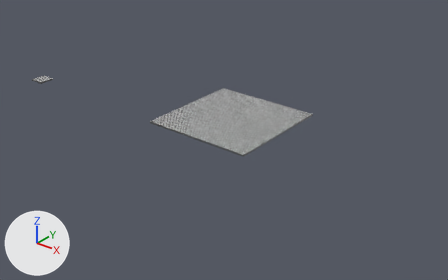
The Blender file Meshes/Blend/kitchen.blend, before and after one commit.
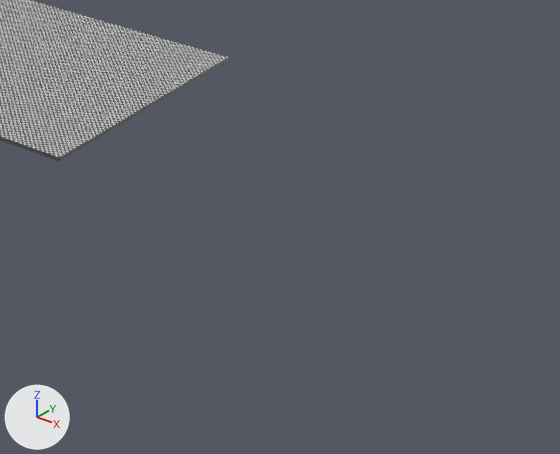
The first picture shows the older version from a 50 mm camera at (35.6, -24.2, 15.1) aimed at (14.4, 2.3, -1.3). The close-ups show both versions on the part from 49% to 100% of the width and 32% to 99% of the height of that picture; other places that the commit changed are outside them. Arrows for +X, +Y and +Z are at lower left; the lights stay in place.

The first close-up shows 'Kitchen_Floor.001'.
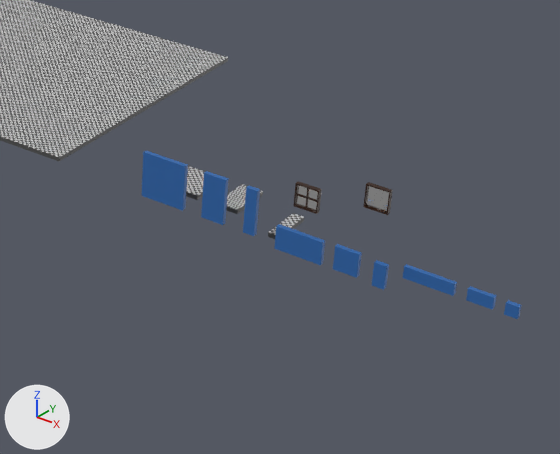
Patch to the scene script:
```diff
--- a/Meshes/Blend/kitchen.blend.py
+++ b/Meshes/Blend/kitchen.blend.py
@@ mat_glass_001 @@
+mat_glass_001 = bpy.data.materials.new('Glass.001')
+mat_glass_001.use_nodes = True; mat_glass_001.node_tree.nodes.clear()
+_N = mat_glass_001.node_tree.nodes; _L = mat_glass_001.node_tree.links
+n0 = _N.new('ShaderNodeOutputMaterial'); n0.name = 'Material Output'
+n1 = _N.new('ShaderNodeBsdfGlass'); n1.name = 'Glass BSDF'
+_L.new(n1.outputs[0], n0.inputs[0])  # 'BSDF' to 'Surface'
@@ ob_kitchen_wall_extra_short_quarter_001 @@
+ob_kitchen_wall_extra_short_quarter_001 = bpy.data.objects.new('Kitchen_Wall_Extra_Short_Quarter.001', me_cube_036)  # a box spanning x -0.125..0.125, y -0.05..0.05, z -0.125..0.125; in mat_material_003 (blue #2c66ac)
+ob_kitchen_wall_extra_short_quarter_001.location = (28.22, -0.55, 0.23)
@@ ob_kitchen_wall_extra_short_half_001 @@
+ob_kitchen_wall_extra_short_half_001 = bpy.data.objects.new('Kitchen_Wall_Extra_Short_Half.001', me_cube_035)  # a box spanning x -0.25..0.25, y -0.05..0.05, z -0.125..0.125; in mat_material_003 (blue #2c66ac)
+ob_kitchen_wall_extra_short_half_001.location = (27.63, -0.55, 0.25)
@@ ob_kitchen_wall_extra_short_001 @@
+ob_kitchen_wall_extra_short_001 = bpy.data.objects.new('Kitchen_Wall_Extra_Short.001', me_cube_034)  # a box spanning x -0.5..0.5, y -0.05..0.05, z -0.125..0.125; in mat_material_003 (blue #2c66ac)
+ob_kitchen_wall_extra_short_001.location = (26.63, -0.55, 0.24)
@@ ob_kitchen_floor_quarter_001 @@
+ob_kitchen_floor_quarter_001 = bpy.data.objects.new('Kitchen_Floor_Quarter.001', me_cube_015)  # a box spanning x -0.125..0.125, y -0.5..0.5, z -0.05..0.05; in mat_material_002 (picture img_kitchen_tile_png)
+ob_kitchen_floor_quarter_001.location = (23.35, 0.0, -0.05)
@@ ob_window_cross_003 @@
+ob_window_cross_003 = bpy.data.objects.new('Window_Cross.003', me_cube_031)  # 264 vertices, 268 faces; spans x -3.83..3.83, y -0.77..0.77, z -3.83..3.83; in mat_wood_001 (brown #311806); modifiers SOLIDIFY
+ob_window_cross_003.location = (24.1, -0.71, 1.17)
+ob_window_cross_003.scale = (-0.0653, -0.0653, -0.0653)
@@ ob_window_cross_002 @@
+ob_window_cross_002 = bpy.data.objects.new('Window_Cross.002', me_cube_030)  # a box spanning x -3.69..3.69, y -0.15..0.0, z -3.69..3.69; modifiers SOLIDIFY
+ob_window_cross_002.location = (25.21, 0.01, 1.23)
+ob_window_cross_002.scale = (-0.0653, -0.0653, -0.0653)
@@ ob_window_003 @@
+ob_window_003 = bpy.data.objects.new('Window.003', me_cube_033)  # 240 vertices, 244 faces; spans x -3.83..3.83, y -0.77..0.77, z -3.83..3.83; in mat_wood_001 (brown #311806)
+ob_window_003.location = (25.21, 0.0, 1.23)
+ob_window_003.scale = (-0.0653, -0.0653, -0.0653)
@@ ob_window_002 @@
+ob_window_002 = bpy.data.objects.new('Window.002', me_cube_032)  # a box spanning x -3.69..3.69, y -0.15..0.0, z -3.69..3.69
+ob_window_002.location = (24.1, -0.71, 1.17)
+ob_window_002.scale = (-0.0653, -0.0653, -0.0653)
@@ ob_kitchen_wall_quarter_003 @@
+ob_kitchen_wall_quarter_003 = bpy.data.objects.new('Kitchen_Wall_Quarter.003', me_cube_020)  # a box spanning x -0.125..0.125, y -0.05..0.05, z -0.25..0.25; in mat_material_001 (blue #2c66ac)
+ob_kitchen_wall_quarter_003.location = (25.86, -1.0, 0.27)
@@ ob_kitchen_wall_half_003 @@
+ob_kitchen_wall_half_003 = bpy.data.objects.new('Kitchen_Wall_Half.003', me_cube_019)  # a box spanning x -0.25..0.25, y -0.05..0.05, z -0.25..0.25; in mat_material_001 (blue #2c66ac)
+ob_kitchen_wall_half_003.location = (25.18, -1.0, 0.31)
@@ ob_kitchen_wall_003 @@
+ob_kitchen_wall_003 = bpy.data.objects.new('Kitchen_Wall.003', me_cube_018)  # a box spanning x -0.5..0.5, y -0.05..0.05, z -0.25..0.25; in mat_material_001 (blue #2c66ac)
+ob_kitchen_wall_003.location = (24.17, -1.0, 0.3)
@@ ob_kitchen_floor_002 @@
+ob_kitchen_floor_002 = bpy.data.objects.new('Kitchen_Floor.002', me_cube_008)  # a box spanning x -0.5..0.5, y -0.5..0.5, z -0.05..0.05; in mat_material (picture img_kitchen_tile_png)
+ob_kitchen_floor_002.location = (21.06, 0.0, 0.2)
@@ ob_kitchen_wall_quarter_001 @@
+ob_kitchen_wall_quarter_001 = bpy.data.objects.new('Kitchen_Wall_Quarter.001', me_cube_007)  # a box spanning x -0.125..0.125, y -0.05..0.05, z -0.5..0.5; in mat_material_001 (blue #2c66ac)
+ob_kitchen_wall_quarter_001.location = (23.08, -1.0, 0.65)
@@ ob_kitchen_wall_half_001 @@
+ob_kitchen_wall_half_001 = bpy.data.objects.new('Kitchen_Wall_Half.001', me_cube_003)  # a box spanning x -0.25..0.25, y -0.05..0.05, z -0.5..0.5; in mat_material_001 (blue #2c66ac)
+ob_kitchen_wall_half_001.location = (22.25, -1.0, 0.65)
@@ ob_kitchen_wall_001 @@
+ob_kitchen_wall_001 = bpy.data.objects.new('Kitchen_Wall.001', me_cube_017)  # a box spanning x -0.5..0.5, y -0.05..0.05, z -0.5..0.5; in mat_material_001 (blue #2c66ac)
+ob_kitchen_wall_001.location = (21.06, -1.0, 0.65)
@@ ob_kitchen_floor_half_001 @@
+ob_kitchen_floor_half_001 = bpy.data.objects.new('Kitchen_Floor_Half.001', me_cube_002)  # a box spanning x -0.25..0.25, y -0.5..0.5, z -0.05..0.05; in mat_material_002 (picture img_kitchen_tile_png)
+ob_kitchen_floor_half_001.location = (22.25, 0.0, 0.2)
```

Changed parts and their boxes (x1, y1, x2, y2) in the close-ups (560 x 454 px):
'Kitchen_Wall.001', added (blue): after (142, 151, 188, 210)
'Kitchen_Wall.003', added (blue): after (274, 224, 325, 265)
'Kitchen_Wall_Half.001', added (blue): after (201, 171, 229, 225)
'Kitchen_Wall_Extra_Short.001', added (blue): after (403, 264, 457, 296)
'Kitchen_Wall_Half.003', added (blue): after (333, 244, 362, 278)
'Kitchen_Wall_Quarter.001', added (blue): after (243, 186, 260, 236)
'Kitchen_Floor.002', added: after (186, 166, 205, 200)
'Kitchen_Floor_Half.001', added: after (226, 184, 263, 214)
'Kitchen_Wall_Extra_Short_Half.001', added (blue): after (466, 286, 497, 310)
'Window_Cross.002', added: after (366, 186, 389, 212)
'Kitchen_Wall_Quarter.003', added: after (372, 260, 389, 290)
'Window_Cross.003', added: after (294, 181, 322, 214)
'Window.002', added: after (296, 185, 318, 211)
'Kitchen_Floor_Quarter.001', added: after (268, 213, 304, 239)
'Window.003', added: after (363, 182, 393, 215)
'Kitchen_Wall_Extra_Short_Quarter.001', added: after (504, 300, 522, 319)
